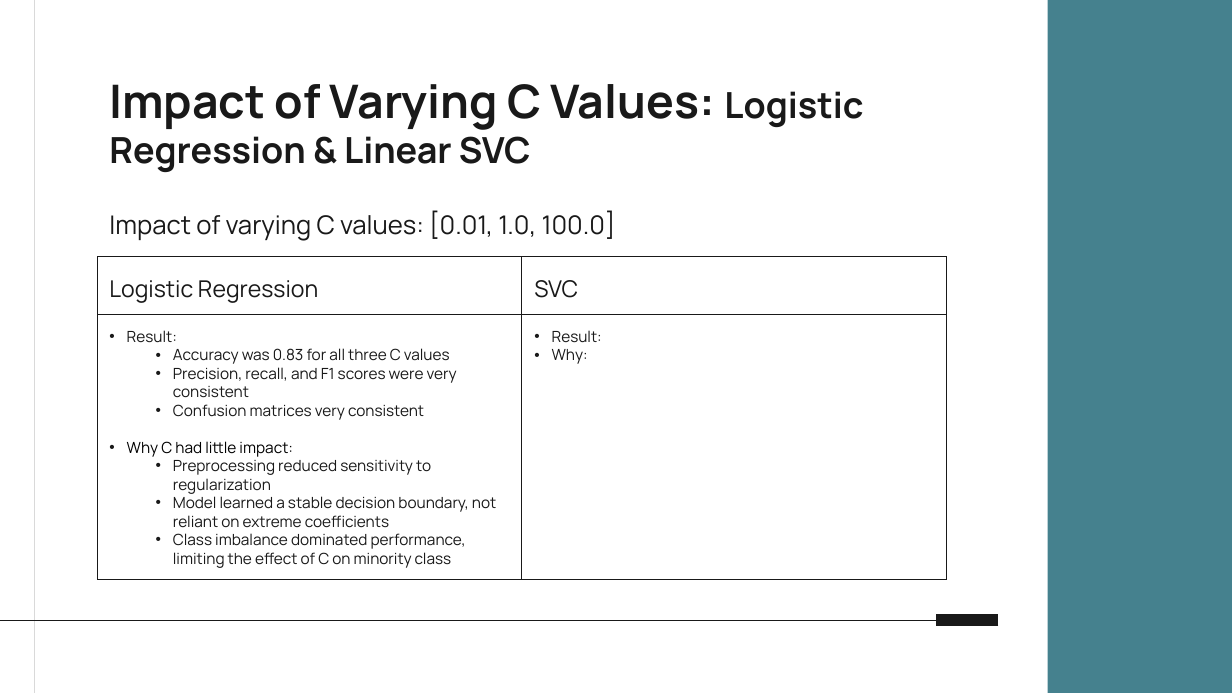
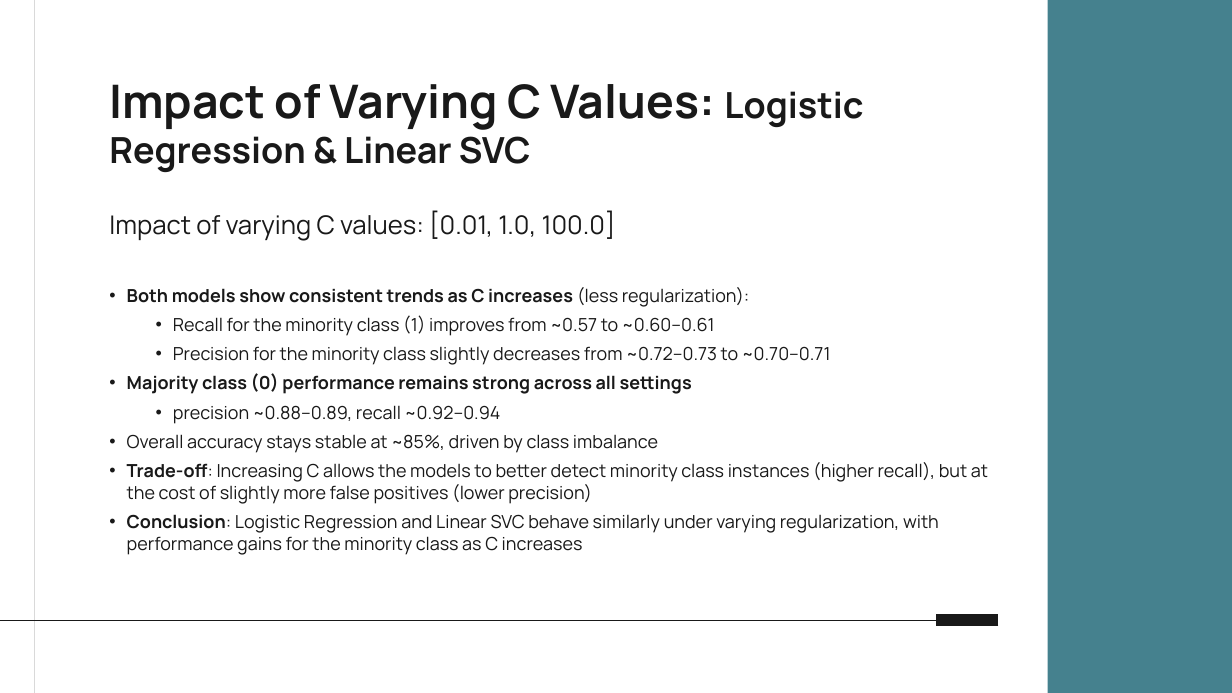
Before and after one commit to benmikeand/DASC41103_projects_team2, a slide deck: slide 23 of projects/project_1/results/Project_1_Presentation.pptx. Drawn at 1232x693 pixels with LibreOffice and Linux fonts; fonts in the diff are those of the drawing. Boxes give left, top, right and bottom in pixels: in the first picture for what was removed or moved away, otherwise in the second. Text is boxed around its words. In the diff, an @@ line names an element or a change of style, - is before the commit and + after.

Commit message:
final presentation

```diff
--- a/projects/project_1/results/Project_1_Presentation.pptx
+++ b/projects/project_1/results/Project_1_Presentation.pptx
@@ subtitle removed at (x1=97, y1=256, x2=522, y2=314) @@
-Logistic Regression
@@ subtitle removed at (x1=522, y1=256, x2=947, y2=314) @@
-SVC
@@ subtitle added at (x1=127, y1=287, x2=988, y2=555), 14 pt, text #191919 @@
+• Both models show consistent trends as C increases (less regularization):
+  • Recall for the minority class (1) improves from ~0.57 to ~0.60–0.61
+  • Precision for the minority class slightly decreases from ~0.72–0.73 to ~0.70–0.71
+• Majority class (0) performance remains strong across all settings
+  • precision ~0.88–0.89, recall ~0.92–0.94
+• Overall accuracy stays stable at ~85%, driven by class imbalance
+• Trade-off: Increasing C allows the models to better detect minority class instances (higher recall), but at the cost of slightly more false positives (lower precision)
+• Conclusion: Logistic Regression and Linear SVC behave similarly under varying regularization, with performance gains for the minority class as C increases
@@ subtitle removed at (x1=97, y1=315, x2=522, y2=580) @@
-• Result:
-  • Accuracy was 0.83 for all three C values
-  • Precision, recall, and F1 scores were very consistent
-  • Confusion matrices very consistent
-• Why C had little impact:
-  • Preprocessing reduced sensitivity to regularization
-  • Model learned a stable decision boundary, not reliant on extreme coefficients
-  • Class imbalance dominated performance, limiting the effect of C on minority class
@@ subtitle removed at (x1=522, y1=315, x2=947, y2=580) @@
-• Result:
-• Why:
```
Also in this commit, not shown: 7 other slides changed, 1 slide added, 1 slide removed, 3 other files.
